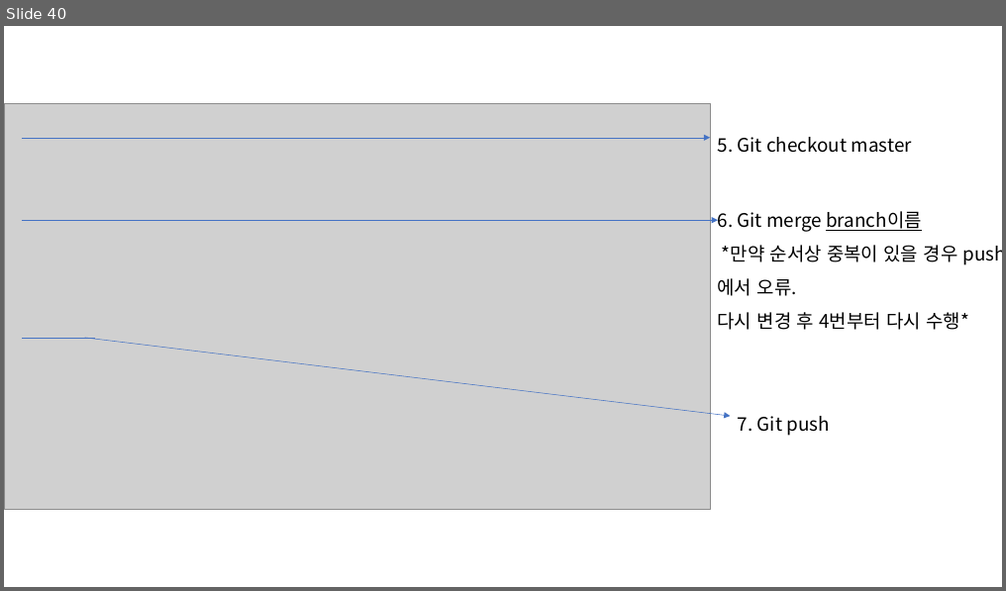
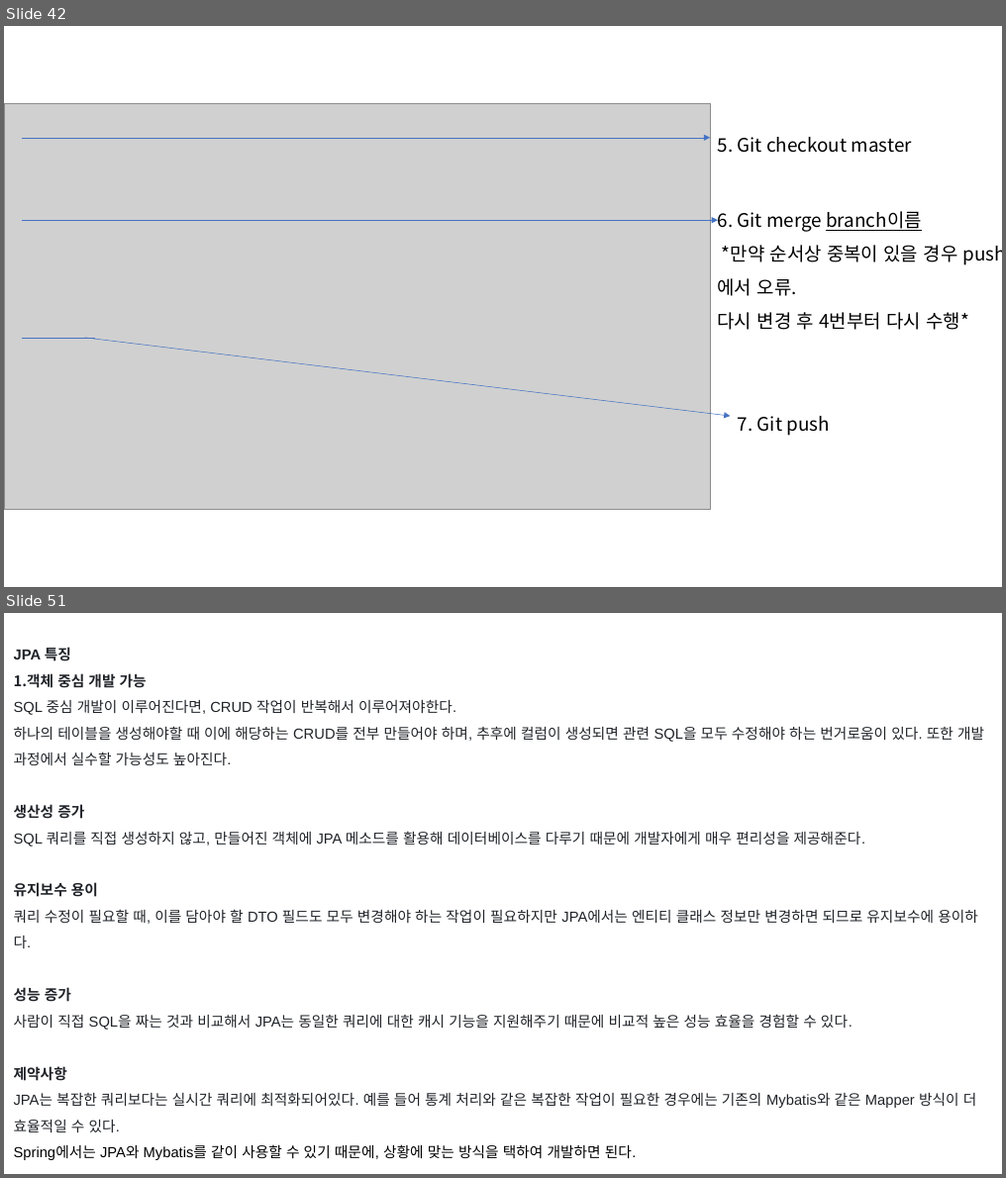
Before and after one commit to yunju94/know, a slide deck: know.pptx. Shown one above the other, each under a label of ours: slide 40 before the commit, slides 42 and 51 after it; the slides between them are not shown. The pictures are 1006x591 and 1006x1178 pixels, drawn with LibreOffice and Linux fonts; fonts in the diff are those of the drawing; grey boxes stand for pictures. Boxes give left, top, right and bottom in pixels: in the first picture for what was removed or moved away, otherwise in the second. Text is boxed around its words. In the diff, an @@ line names an element or a change of style, - is before the commit and + after.

```diff
--- a/know.pptx
+++ b/know.pptx
@@ slide 51 added at [4,613,1002,1174], background #FFFFFF @@
@@ text added at [14,647,984,1160], 14 pt, text #1F2328 @@
+JPA 특징
+1. 객체 중심 개발 가능
+SQL 중심 개발이 이루어진다면, CRUD 작업이 반복해서 이루어져야한다.
+하나의 테이블을 생성해야할 때 이에 해당하는 CRUD를 전부 만들어야 하며, 추후에 컬럼이 생성되면 관련 SQL을 모두 수정해야 하는 번거로움이 있다. 또한 개발 과정에서 실수할 가능성도 높아진다.
+생산성 증가
+SQL 쿼리를 직접 생성하지 않고, 만들어진 객체에 JPA 메소드를 활용해 데이터베이스를 다루기 때문에 개발자에게 매우 편리성을 제공해준다.
+유지보수 용이
+쿼리 수정이 필요할 때, 이를 담아야 할 DTO 필드도 모두 변경해야 하는 작업이 필요하지만 JPA에서는 엔티티 클래스 정보만 변경하면 되므로 유지보수에 용이하다.
+성능 증가
+사람이 직접 SQL을 짜는 것과 비교해서 JPA는 동일한 쿼리에 대한 캐시 기능을 지원해주기 때문에 비교적 높은 성능 효율을 경험할 수 있다.
+제약사항
+JPA는 복잡한 쿼리보다는 실시간 쿼리에 최적화되어있다. 예를 들어 통계 처리와 같은 복잡한 작업이 필요한 경우에는 기존의 Mybatis와 같은 Mapper 방식이 더 효율적일 수 있다.
+Spring에서는 JPA와 Mybatis를 같이 사용할 수 있기 때문에, 상황에 맞는 방식을 택하여 개발하면 된다.
@@ what was slide 40 is now slide 42 @@
```
Also in this commit, not shown: 3 slides changed, 88 other slides added, 5 slides removed, 1 other file.
